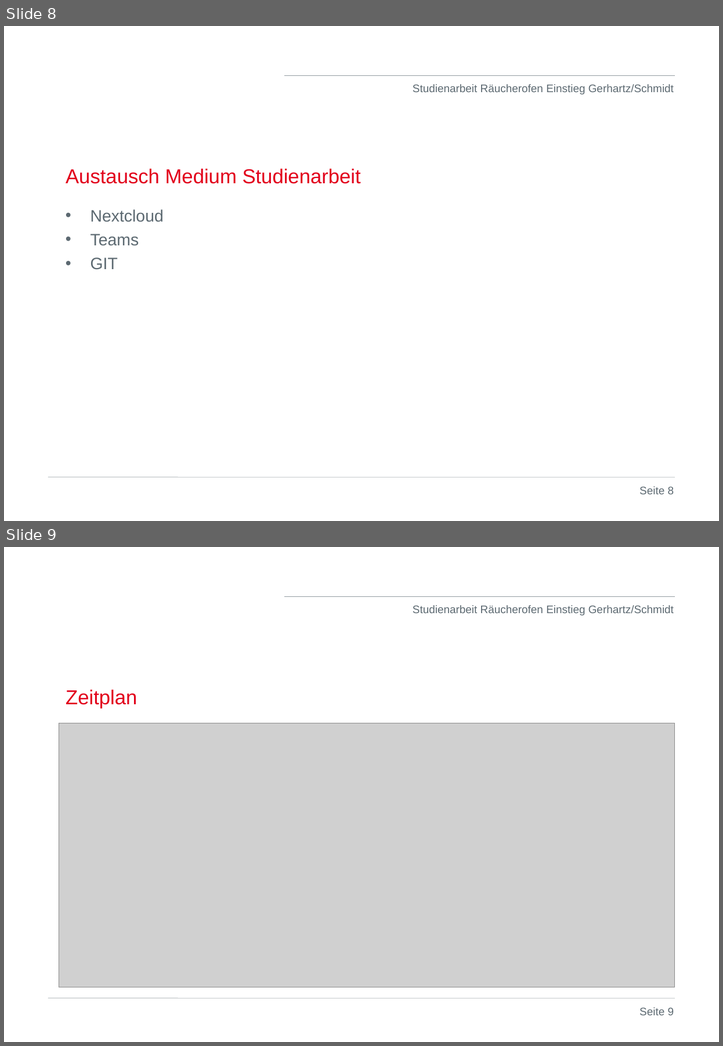
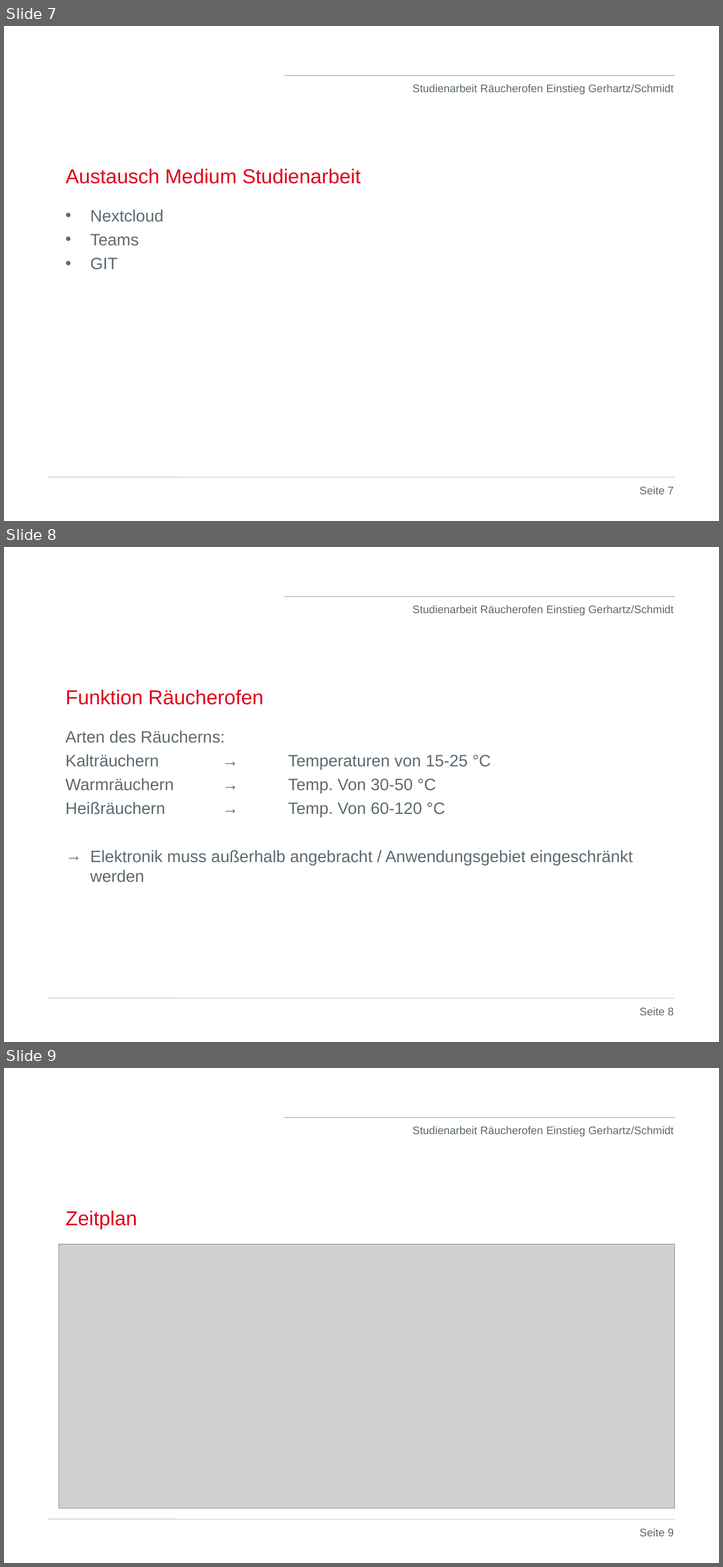
Before and after one commit to stege00/Raeucherofen, a slide deck: 05_Dokumente_DHBW/Präsentationen/KW40_2021_Studienarbeit_Gerhartz_Schmidt_Einstieg.ppt. Shown one above the other, each under a label of ours: slides 8 and 9 before the commit, slides 7, 8 and 9 after it. The pictures are 723x1046 and 723x1567 pixels, drawn with LibreOffice and Linux fonts; fonts in the diff are those of the drawing; grey boxes stand for pictures; background and template pictures are left out. Boxes give left, top, right and bottom in pixels: in the first picture for what was removed or moved away, otherwise in the second. Text is boxed around its words. In the diff, an @@ line names an element or a change of style, - is before the commit and + after.

```diff
--- a/05_Dokumente_DHBW/Präsentationen/KW40_2021_Studienarbeit_Gerhartz_Schmidt_Einstieg.ppt
+++ b/05_Dokumente_DHBW/Präsentationen/KW40_2021_Studienarbeit_Gerhartz_Schmidt_Einstieg.ppt
@@ slide 8 added at (x1=4, y1=547, x2=719, y2=1042), background #FFFFFF; not listed: 3 template elements that a slide beside it also shows @@
@@ title added at (x1=65, y1=689, x2=264, y2=705), 22 pt, text #E2001A @@
+Funktion Räucherofen
@@ text added at (x1=65, y1=730, x2=633, y2=882), 18 pt, text #5C6971 @@
+Arten des Räucherns:
+Kalträuchern → Temperaturen von 15-25 °C
+Warmräuchern → Temp. Von 30-50 °C
+Heißräuchern → Temp. Von 60-120 °C
+→ Elektronik muss außerhalb angebracht / Anwendungsgebiet eingeschränkt werden
@@ page number added at (x1=639, y1=1007, x2=674, y2=1015), 12 pt, text #5C6971 @@
+Seite 8
@@ what was slide 8 is now slide 7 @@
@@ page number at (x1=639, y1=486, x2=674, y2=494): text changed @@
-Seite 8
+Seite 7
```
Also in this commit, not shown: 2 slides changed, 1 other slide added, 2 slides removed, 1 other file.
